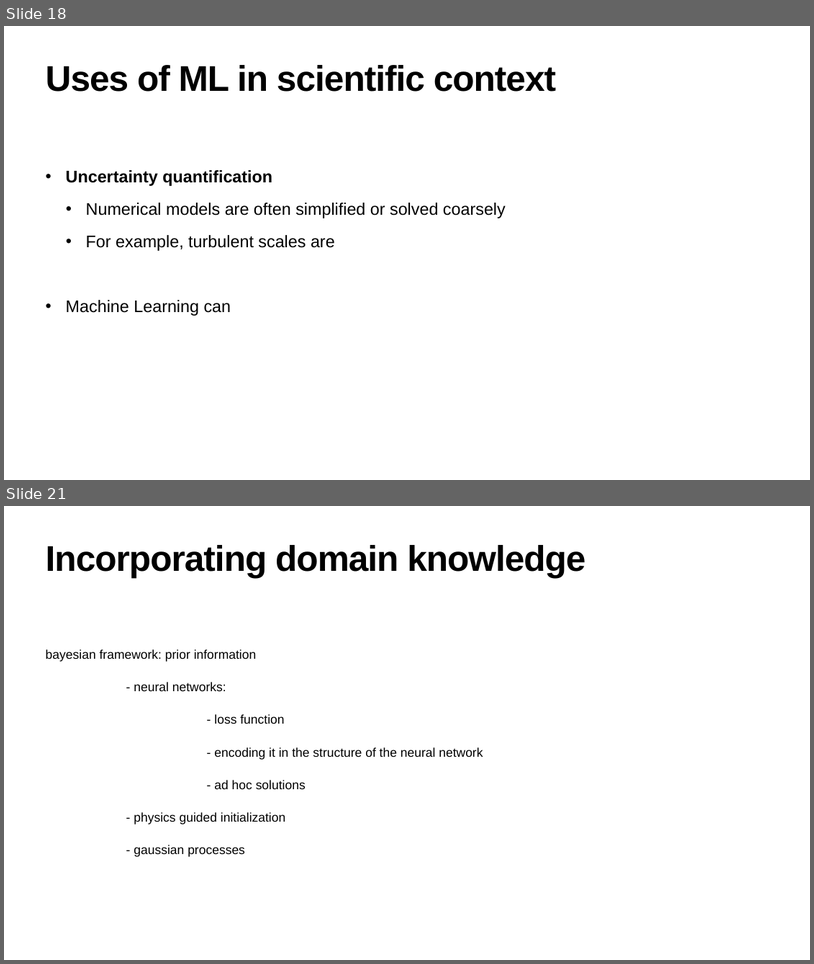
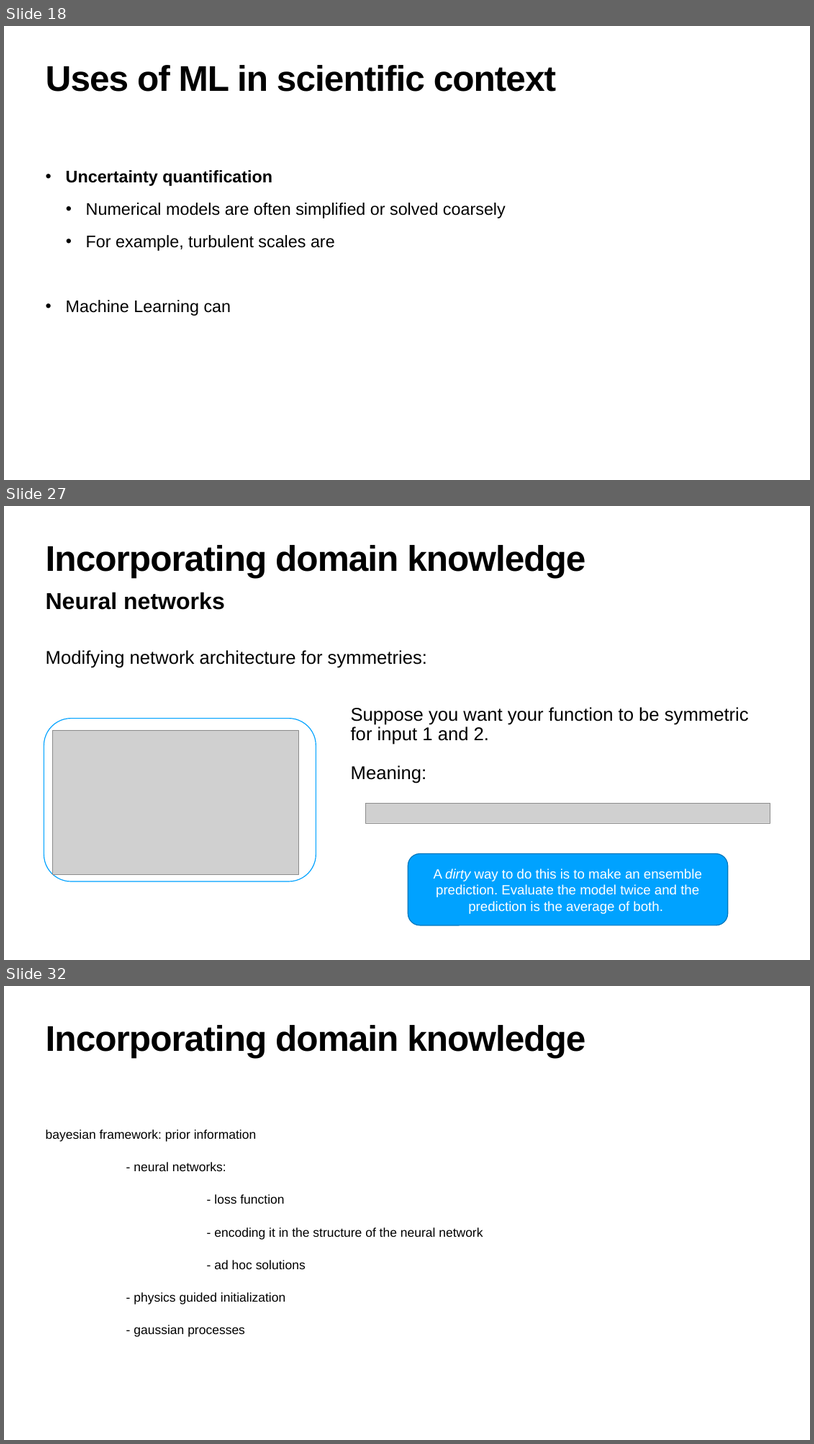
Before and after one commit to hanveiga/amld-2021-repML, a slide deck: slides/workshop skeleton.pptx. Shown one above the other, each under a label of ours: slides 18 and 21 before the commit, slides 18, 27 and 32 after it; the slides between them are not shown. The pictures are 814x964 and 814x1444 pixels, drawn with LibreOffice and Linux fonts; fonts in the diff are those of the drawing; grey boxes stand for pictures. Boxes give left, top, right and bottom in pixels: in the first picture for what was removed or moved away, otherwise in the second. Text is boxed around its words. In the diff, an @@ line names an element or a change of style, - is before the commit and + after.

```diff
--- a/slides/workshop skeleton.pptx
+++ b/slides/workshop skeleton.pptx
@@ slide 27 added at <box>4,506,810,960</box>, background #FFFFFF @@
@@ title added at <box>46,545,586,577</box>, 85 pt, text #000000, bold @@
+Incorporating domain knowledge
@@ text added at <box>46,592,225,610</box>, 55 pt, text #000000, bold @@
+Neural networks
@@ text added at <box>46,650,427,668</box>, 44 pt, text #000000 @@
+Modifying network architecture for symmetries:
@@ rounded rectangle added at <box>44,718,316,881</box>, fill #FFFFFF, outline #00A2FF 2 pt @@
@@ text added at <box>351,707,749,783</box>, 44 pt, text #000000 @@
+Suppose you want your function to be symmetric for input 1 and 2.
+Meaning:
@@ picture added at <box>52,730,298,874</box> @@
@@ picture added at <box>365,803,770,823</box> @@
@@ rounded rectangle added at <box>408,854,728,925</box>, fill #00A2FF, outline #0078BD 2 pt, 32 pt, text #FFFFFF @@
+A dirty way to do this is to make an ensemble prediction. Evaluate the model twice and the prediction is the average of both.
@@ what was slide 21 is now slide 32 @@
```
Also in this commit, not shown: 2 slides changed, 10 other slides added.
